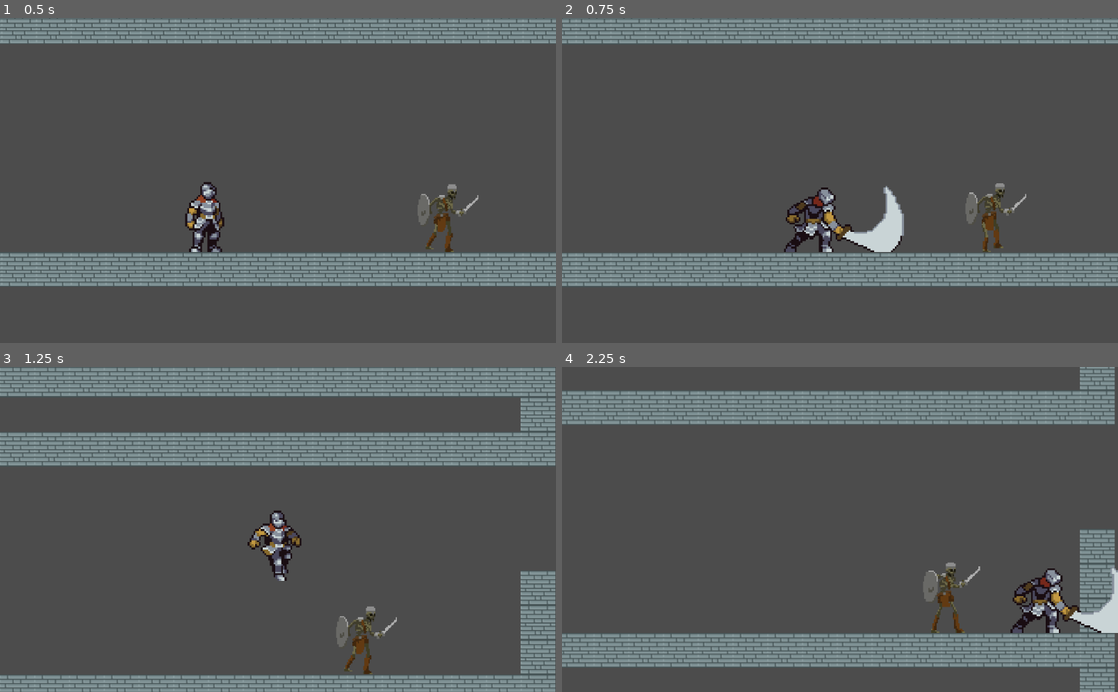
Above: before the commit, frames 1-4 (two rows, left to right).
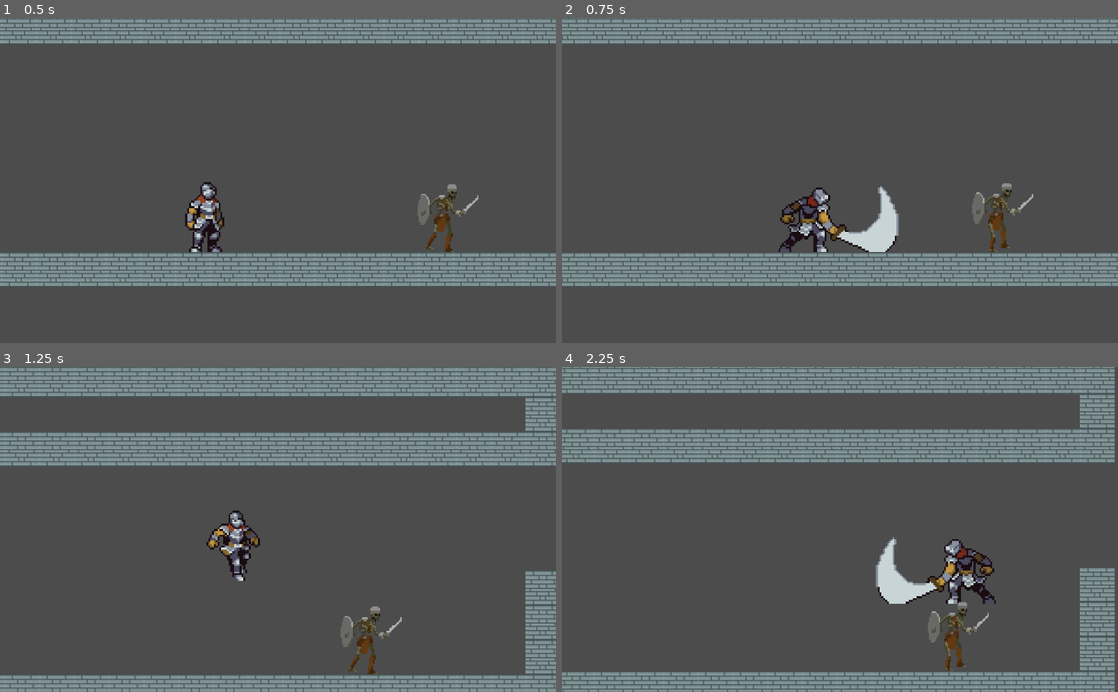
Above: after the commit, the same moments.

Repository: zacbowness/Blood-Demon
Game: Godot game, scene res://Scenes/Main.tscn
Two runs of this game, one before a commit and one after it. Both use one fixed random seed, a clock stepped at 60 frames per second and the inputs below.
Inputs (mouse positions are in pixels of both pictures, inside the frame that each line leads up to):
- Up to frame 1 (0.5 s): no input
- Up to frame 2 (0.75 s): move the mouse to (962, 164) at 0.52 s; press the mouse at (962, 164) at 0.53 s; hold D (move_right) from 0.53 s (still down)
- Up to frame 3 (1.25 s): keep holding D (move_right); tap Space (jump) at 0.77 s; tap Shift (sprint) at 0.8 s
- Up to frame 4 (2.25 s): move the mouse to (728, 545) at 1.27 s; release the mouse at (728, 545) at 1.28 s; tap Shift (sprint) at 1.35 s; tap Space (jump) at 1.52 s; click (728, 545) at 1.55 s; move the mouse to (895, 458) at 2.02 s; release D (move_right) at 2.03 s; press the mouse at (895, 458) at 2.03 s; hold A (move_left) from 2.03 s (still down)

Frame 1 is identical in both runs. In frame 2, 4.5% of the frame differs, in the area x 0-100%, y 0-83%; in frame 3, 5.4%; in frame 4, 43%, in the area x 0-100%, y 0-100%.

Commit message:
Fixed sprint bug & attack sliding bug

Diff:
--- a/scripts/Player_script2.0.gd
+++ b/scripts/Player_script2.0.gd
@@ -9,7 +9,6 @@
 export var ACCEL = 10*2
 export var ATTACKPUSH = 30
 
-
 var isSprinting = false
 var isAttacking = false
 var attackAlt = false
@@ -18,7 +17,6 @@
 func _physics_process(delta):
 	apply_gravity()
 
-	motion.x = clamp(motion.x, -MAXSPEED, MAXSPEED)
 	update_movement()
 
 	animate_sprite()
@@ -27,37 +25,25 @@
 
 func update_movement():
 	if Input.is_action_pressed("move_right"):
-#		Check if sprinting:
-		if Input.is_action_pressed("move_right") and Input.is_action_just_pressed("sprint"):
-			MAXSPEED = SPRINTMOD*MAXSPEED
-			motion.x += ACCEL
-			$Camera2D.offset_h = .55
-		if Input.is_action_just_released("sprint"):
-			MAXSPEED = MAXSPEED/SPRINTMOD
-		else:
-			motion.x += ACCEL
-			$Camera2D.offset_h = .55
+		motion.x += ACCEL
+		$Camera2D.offset_h = .55
 	elif Input.is_action_pressed("move_left"):
-#		Check if sprinting:
-		if Input.is_action_pressed("move_left") and Input.is_action_just_pressed("sprint"):
-			MAXSPEED = SPRINTMOD*MAXSPEED
-			motion.x -= ACCEL
-		if Input.is_action_just_released("sprint"):
-			MAXSPEED = MAXSPEED/SPRINTMOD
-			$Camera2D.offset_h = -.55
-		else:
-			motion.x-= ACCEL
-			$Camera2D.offset_h = -.55
+		motion.x-= ACCEL
+		$Camera2D.offset_h = -.55
 	else:
 		motion.x = lerp(motion.x, 0, 0.2)
+
+	if Input.is_action_pressed("sprint"):
+		motion.x = clamp(motion.x, -MAXSPEED*SPRINTMOD, MAXSPEED*SPRINTMOD)
+	else:
+		motion.x = clamp(motion.x, -MAXSPEED, MAXSPEED)
 
 	if is_on_floor():
 		if Input.is_action_pressed("jump"):
 			motion.y = -JUMPFORCE
 
-	if Input.is_action_pressed("attack"):
+	if Input.is_action_just_pressed("attack"):
 		motion.x += ATTACKPUSH*$AnimatedSprite.scale.x
-
 
 func apply_gravity():
 	motion.y += GRAVITY
@@ -82,7 +68,8 @@
 
 		var direction = (Input.get_action_strength("move_right") - Input.get_action_strength("move_left"))
 		if (motion.x > 0 and direction <0) or (motion.x < 0 and direction >0):
-			$AnimatedSprite.play("Turn Around")
+			if is_on_floor():
+				$AnimatedSprite.play("Turn Around")
 
 	if motion.x > 0:
 		$AnimatedSprite.scale.x = 1
